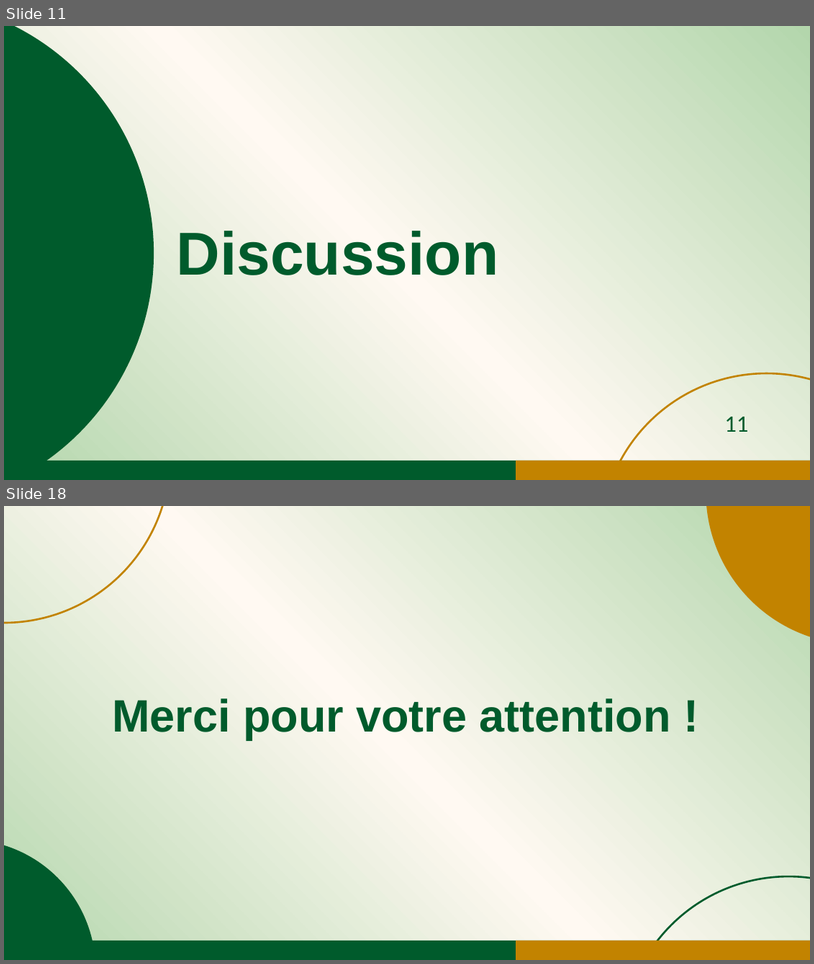
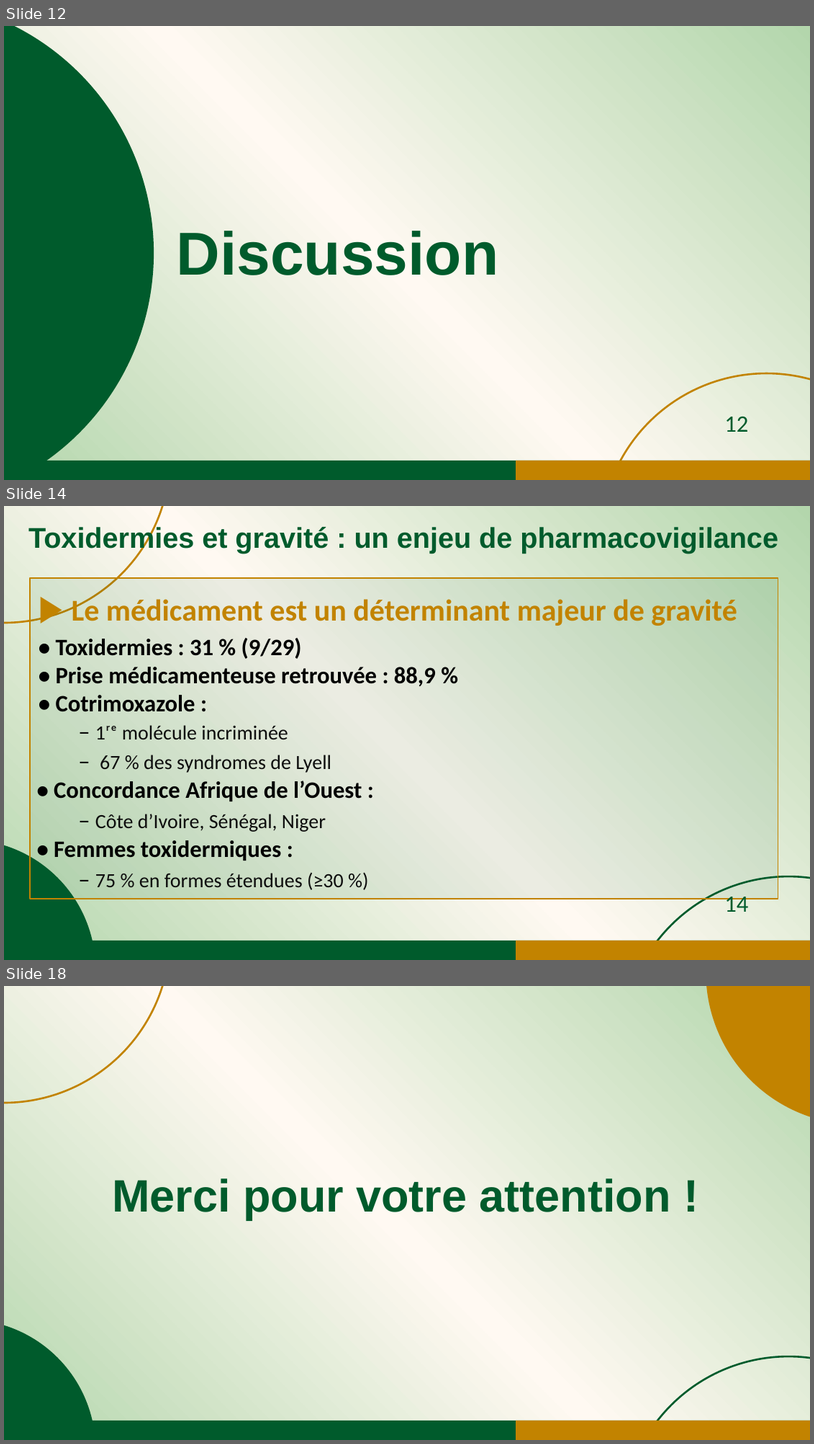
Before and after one commit to jicorporate/GFMP, a slide deck: Communication Orale_JDA1_sujets agés_30mai.pptx. Shown one above the other, each under a label of ours: slides 11 and 18 before the commit, slides 12, 14 and 18 after it; the slides between them are not shown. The pictures are 814x964 and 814x1444 pixels, drawn with LibreOffice and Linux fonts; fonts in the diff are those of the drawing. Boxes give left, top, right and bottom in pixels: in the first picture for what was removed or moved away, otherwise in the second. Text is boxed around its words. In the diff, an @@ line names an element or a change of style, - is before the commit and + after.

```diff
--- a/Communication Orale_JDA1_sujets agés_30mai.pptx
+++ b/Communication Orale_JDA1_sujets agés_30mai.pptx
@@ slide 14 added at bbox=[4, 506, 810, 960], background gradient #B3D6AC to #FFF9F2 @@
@@ ellipse added at bbox=[4, 506, 170, 623], outline #C28300 2.25 pt @@
@@ text added at bbox=[28, 525, 779, 554], 34 pt, text #005B2C, bold @@
+Toxidermies et gravité : un enjeu de pharmacovigilance
@@ subtitle added at bbox=[29, 578, 778, 898], fill #005B2C at 8% opacity, outline #C28300 1.5 pt, 28 pt, text #000000, bold @@
+▶ Le médicament est un déterminant majeur de gravité
+• Toxidermies : 31 % (9/29)
+• Prise médicamenteuse retrouvée : 88,9 %
+• Cotrimoxazole :
+  – 1ʳᵉ molécule incriminée
+  – 67 % des syndromes de Lyell
+• Concordance Afrique de l’Ouest :
+  – Côte d’Ivoire, Sénégal, Niger
+• Femmes toxidermiques :
+  – 75 % en formes étendues (≥30 %)
@@ ellipse added at bbox=[4, 839, 95, 960], fill #005B2C @@
@@ ellipse added at bbox=[623, 876, 810, 960], outline #005B2C 2.25 pt @@
@@ page number added at bbox=[725, 896, 748, 911], 28 pt, text #005B2C @@
+14
@@ rectangle added at bbox=[4, 940, 810, 960], fill #005B2C @@
@@ rectangle added at bbox=[517, 940, 810, 960], fill #C28300 @@
@@ what was slide 11 is now slide 12 @@
@@ page number at bbox=[725, 416, 748, 431]: text changed @@
-11
+12
```
Also in this commit, not shown: 3 slides changed, 4 other slides added, 5 slides removed.
